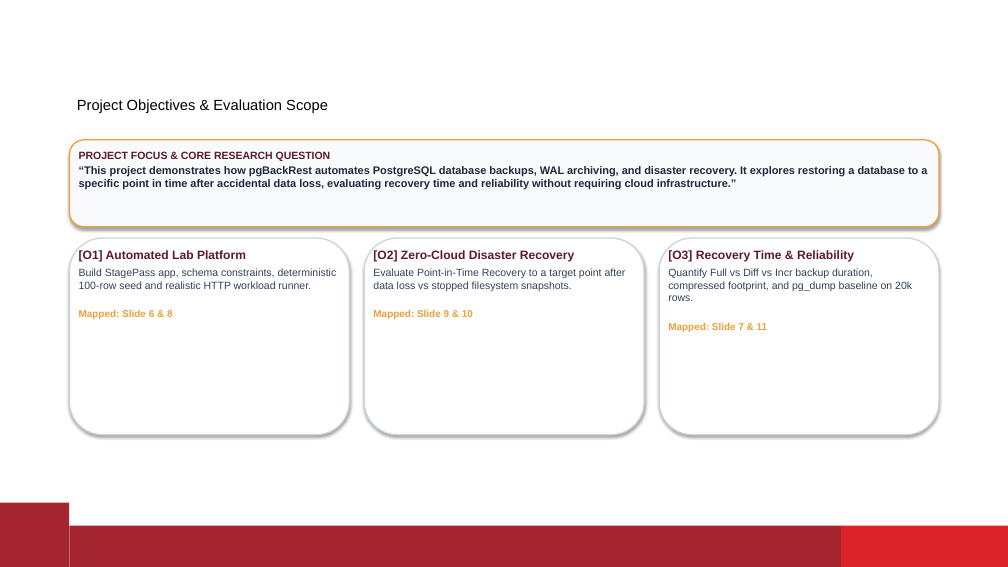
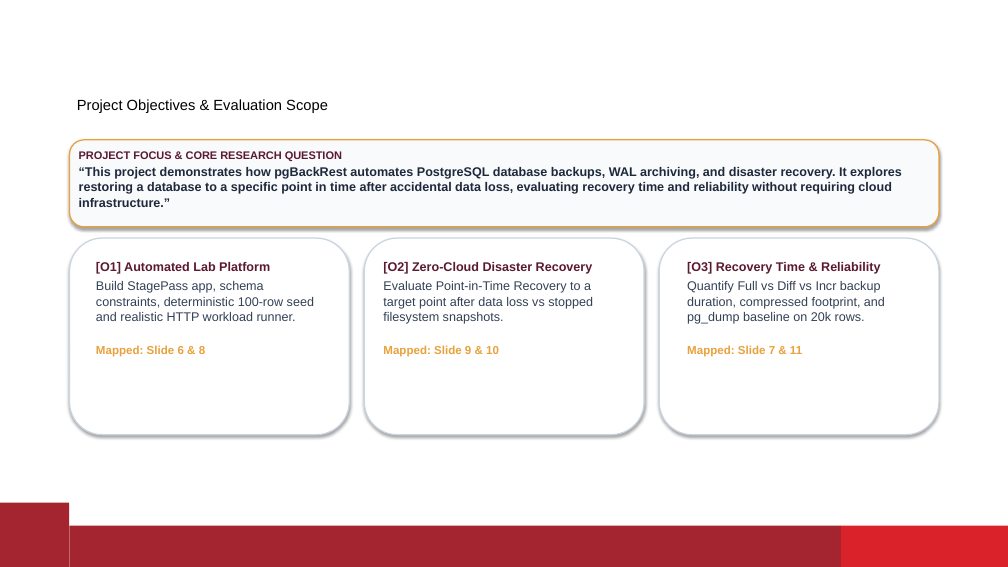
Before and after one commit to Aaryan-Sharma-5/devops_ia, a slide deck: slide 4 of docs/pgbackrest_ia_presentation.pptx. Drawn at 1008x567 pixels with LibreOffice and Linux fonts; fonts in the diff are those of the drawing; background and template pictures are left out. Boxes give left, top, right and bottom in pixels: in the first picture for what was removed or moved away, otherwise in the second. Text is boxed around its words. In the diff, an @@ line names an element or a change of style, - is before the commit and + after.

Commit message:
feat: add pgbackrest case study presentation, report, benchmark results, and build scripts

```diff
--- a/docs/pgbackrest_ia_presentation.pptx
+++ b/docs/pgbackrest_ia_presentation.pptx
@@ text "PROJECT FOCUS & CORE RESEARCH ..." at [79,151,902,207]: size 10 to 10.5 pt in "PROJECT FOCUS & CORE RESEARCH QUESTION"; size 10.5 to 12 pt in "“This project demonstrates how pgBackRest automates PostgreS ..." @@
@@ text "[O1] Automated Lab Platform": place and size @@
-text "[O1] Automated Lab Platform" at [79,250,337,319]
+text "[O1] Automated Lab Platform" at [96,262,314,357]
@@ text "[O1] Automated Lab Platform" at [96,262,314,357]: size 11.5 to 12 pt in "[O1] Automated Lab Platform"; size 10 to 12 pt in "Build StagePass app, schema constraints, deterministic 100-r ..."; size 9.5 to 11 pt in "Mapped: Slide 6 & 8" @@
@@ text "[O2] Zero-Cloud Disaster Recovery": place and size @@
-text "[O2] Zero-Cloud Disaster Recovery" at [373,250,626,319]
+text "[O2] Zero-Cloud Disaster Recovery" at [383,262,593,357]
@@ text "[O2] Zero-Cloud Disaster Recovery" at [383,262,593,357]: size 11.5 to 12 pt in "[O2] Zero-Cloud Disaster Recovery"; size 10 to 12 pt in "Evaluate Point-in-Time Recovery to a target point ..."; size 9.5 to 11 pt in "Mapped: Slide 9 & 10" @@
@@ text "[O3] Recovery Time & Reliability": place and size @@
-text "[O3] Recovery Time & Reliability" at [668,250,912,332]
+text "[O3] Recovery Time & Reliability" at [687,261,885,357]
@@ text "[O3] Recovery Time & Reliability" at [687,261,885,357]: size 11.5 to 12 pt in "[O3] Recovery Time & Reliability"; size 10 to 12 pt in "Quantify Full vs Diff vs Incr backup ..."; size 9.5 to 11 pt in "Mapped: Slide 7 & 11" @@
```
Also in this commit, not shown: 11 other slides changed, 13 other files.
